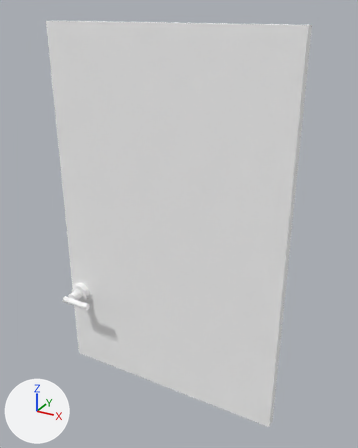
The FBX model Havoc Hotel/Assets/HavocHotel/Meshes/Door_003_Right_001.fbx, before and after one commit.
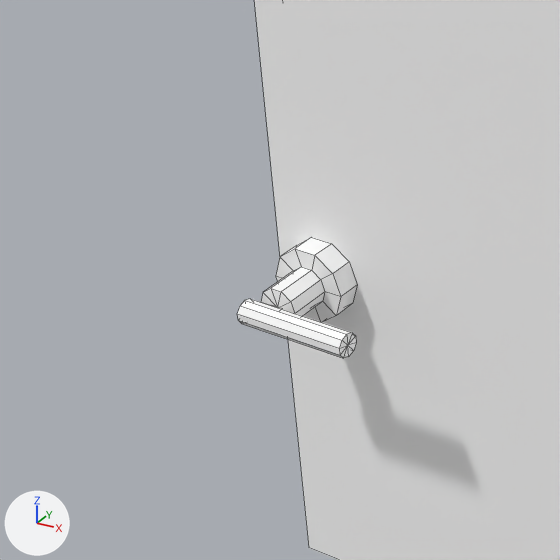
Each version is shown whole from a 50 mm camera at (2.62, -3.385, 2.948) aimed at (1.037, -0.507, 1.509), then close up on the part from 2% to 38% of the width and 51% to 79% of the height. Lighting does not change. The marker at lower left points along +X, +Y and +Z. The close-ups show mesh edges as thin lines. Where no turn or scale is listed for an object, it has been applied to the vertices.

Names of what the first close-up shows: 'Door_003_Right_001'.
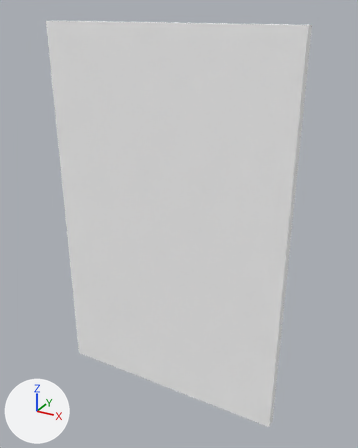
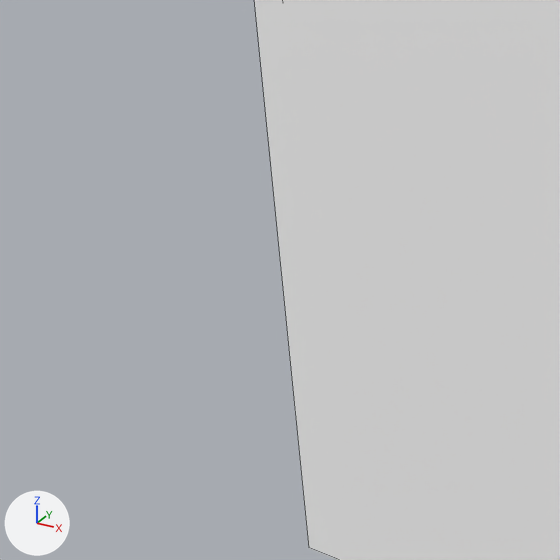
Edits to the bpy script that builds the scene:
```text
Change me_mesh:
    where me_mesh.from_pydata(...)  # 79 vertices, 83 faces; spans x -1.85..0.0, y -0.2..0.08, z 0.0..2.85
    used by ob_door_003_right_001; location = (1.848, -0.549, 0.0)
    me_mesh part 1: the loose piece of 41 vertices spanning x -1.82..-1.66, y -0.14..0.0, z 0.62..0.78 is deleted
    me_mesh part 2: the loose piece of 30 vertices spanning x -1.79..-1.54, y -0.2..-0.14, z 0.67..0.72 is deleted
```

What differs and where, as boxes [x1, y1, x2, y2] in the close-ups (560 x 560 px):
'Door_003_Right_001', reshaped: before [237, 0, 560, 560]; after [255, 0, 560, 560]
part 1 of me_mesh, deleted: before [261, 237, 357, 322]
part 2 of me_mesh, deleted: before [237, 299, 356, 358]
